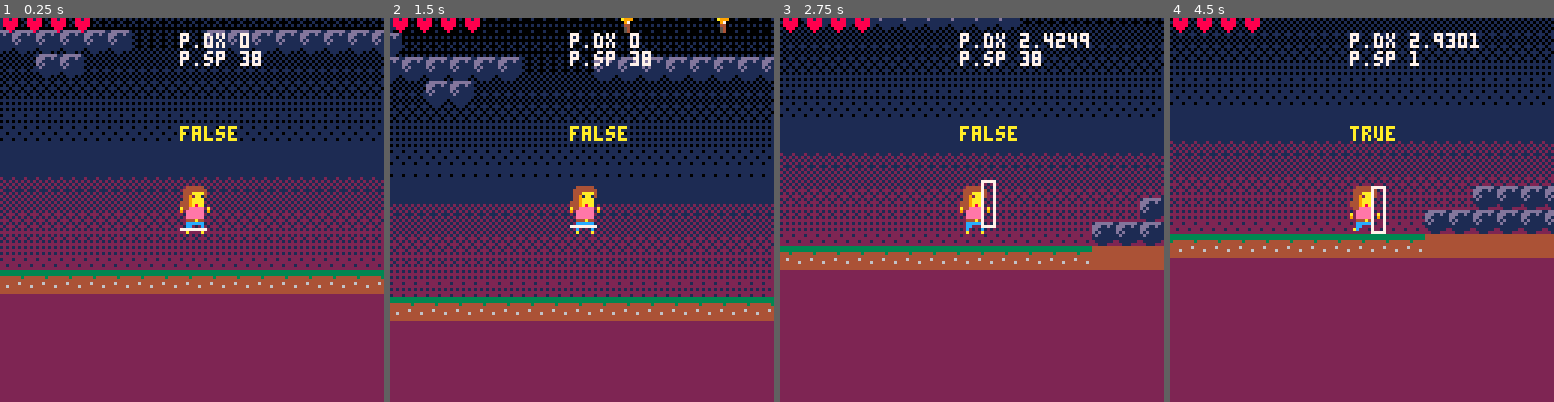
Above: before the commit, frames 1-4 (left to right).
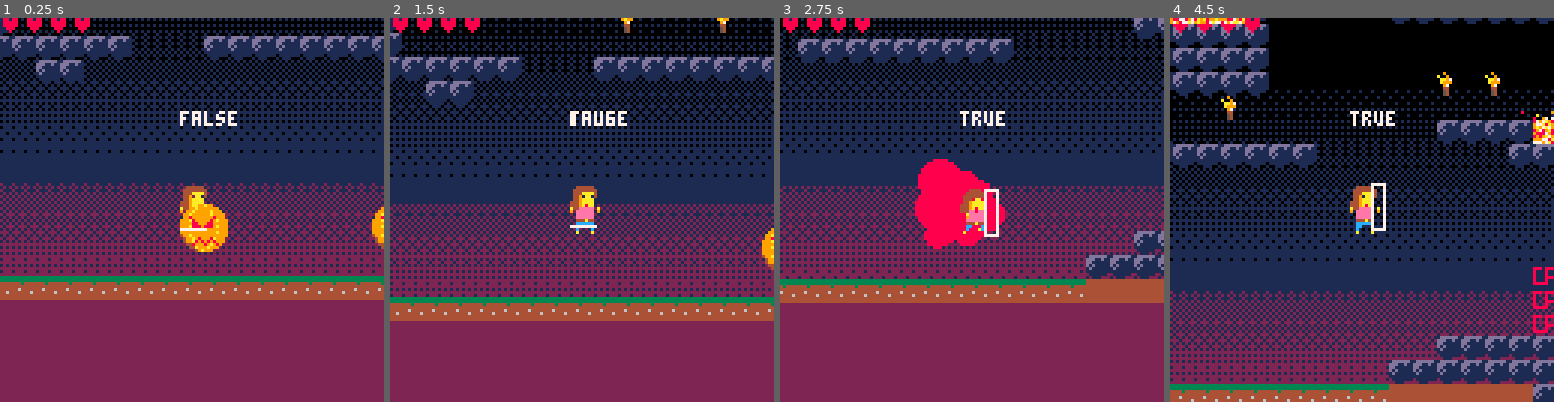
Above: after the commit, the same moments.

Repository: EmilieRobert33/SPOOKJAM
Game: PICO-8 cartridge sp4.p8
Same seed, same stepped clock (60 frames per second), same inputs: the game is played once before the commit and once after it.
Inputs:
- Up to frame 1 (0.25 s): no input
- Up to frame 2 (1.5 s): tap X (X key) at 0.33, 1.07 s; tap O (Z key) at 0.7 s
- Up to frame 3 (2.75 s): hold Right 1.6-2.1 s; tap O (Z key) at 1.7, 2.1, 2.5 s; tap X (X key) at 1.85 s; hold Right from 2.47 s (still down)
- Up to frame 4 (4.5 s): tap O (Z key) every 0.4 s from 2.9 to 4.1 s; tap X (X key) at 2.97, 4.08 s; release Right at 3.03 s; hold Left 3.08-3.58 s; hold Right from 4.02 s (still down)

The runs differ from the first frame. In frame 1, 13% of the frame differs, in the area x 0-100%, y 0-74%; in frame 2, 1.5%; in frame 3, 32%; in frame 4, 74%, in the area x 0-100%, y 0-100%.

Commit message:
masque en sp

Diff:
--- a/sp4.p8
+++ b/sp4.p8
@@ -46,14 +46,14 @@
 	mask.taken = false
 
 	--objet mask
-	mask2 = {}
-	mask2.x = 3*8
-	mask2.y = 15*8
-	mask2.w = 16
-	mask2.h = 16
-	mask2.sp = 46
-	mask2.taken = false
-
+	--mask2 = {}
+	--mask2.x = 3*8
+	--mask2.y = 15*8
+	--mask2.w = 16
+	--mask2.h = 16
+	--mask2.sp = 46
+	--mask2.taken = false
+	mask2s={}
 
 	gravity = 0.3
 	friction = 0.85
@@ -126,7 +126,7 @@
 	draw_particules()
 
 	map(0,0,0,0,64,64)
-
+	--draw player
 	if p.dx<0 then
 		spr(p.sp,p.x-8,p.y,2,2,p.flp)
 	else
@@ -140,7 +140,8 @@
 	--mask 1
 	spr(mask.sp,mask.x,mask.y,2,2)
 	--mask 2
-	spr(mask2.sp,mask2.x,mask2.y,2,2)
+	draw_mask2s()
+	--spr(mask2.sp,mask2.x,mask2.y,2,2)
 	if(p.mort==true
 	and p.cp==false) then
 		--restart game
@@ -158,6 +159,12 @@
 		rectfill(pl.x,pl.y,pl.x+pl.w,pl.y+pl.h,7)
 
 	end
+	for mask2 in all(mask2s) do
+		--rectfill(mask2.x,mask2.y,mask2.x+mask2.w,mask2.y+mask2.h,7)
+		--print("mask2 x"..mask2.x, p.x,p.y-10,7)
+		--print("mask apparition",p.x,p.y-20,7)
+		print(mask2.taken,p.x,p.y-25,7)
+	end
 
 	--print("⬅️ "..collide_l,p.x,p.y-10)
 	--print("➡️ "..collide_r,p.x,p.y-18)
@@ -165,9 +172,9 @@
 	--print("⬇️ "..collide_d,p.x,p.y-34)
 	--print(p.sliding,p.x,p.y-34,8)
 	--print(p.running,p.x,p.y-28,9)
-	print(p.landed,p.x,p.y-20,10)
-	print("p.sp "..p.sp,p.x,p.y-45,7)
- print("p.dx "..p.dx,p.x,p.y-51,7)
+	--print(p.landed,p.x,p.y-20,10)
+	--print("p.sp "..p.sp,p.x,p.y-45,7)
+ --print("p.dx "..p.dx,p.x,p.y-51,7)
 
  ------------------------------
  -- dessine la vie
@@ -188,6 +195,7 @@
  update_f()
 	camera_update()
  up_plat()
+ detect_fait_mask()
 
 	--sfx
 	animate_torche()
@@ -446,12 +454,14 @@
 			if(btnp(❎)) p.mask = 0
 		end
 	end
-	if(mask2.taken == true) then
-		if(p.mask2 == 0) then
-			if(btnp(❎)) p.mask2 = 1
-		elseif(p.mask2 == 1) then
-		 if(btnp(🅾️)) p.saut = 1
-			if(btnp(❎)) p.mask2 = 0
+	for mask2 in all(mask2s) do
+		if(mask2.taken == true) then
+			if(p.mask2 == 0) then
+				if(btnp(❎)) p.mask2 = 1
+			elseif(p.mask2 == 1) then
+			 if(btnp(🅾️)) p.saut = 1
+				if(btnp(❎)) p.mask2 = 0
+			end
 		end
 	end
 end
@@ -468,13 +478,14 @@
 end
 
 function check_collision_m2()
-	if(check_coll(p,mask2)
-	and mask2.taken == false) then
-		make_explosions(mask2.x,mask2.y,15)
-		make_particules(mask2.x,mask2.y,16)
-		mask2.sp = 105
-		mask2.taken = true
-  detect_fait_fantome()
+	for mask2 in all(mask2s) do
+		if(check_coll(p,mask2)
+		and mask2.taken == false) then
+			make_explosions(mask2.x,mask2.y,15)
+			make_particules(mask2.x,mask2.y,16)
+			mask2.sp = 105
+			mask2.taken = true
+		end
 	end
 end
 
@@ -578,6 +589,36 @@
 ---test----
 -->8
 --sfx
+--mask
+function detect_fait_mask()
+	for x=0,64 do
+   for y=0,64 do
+    if (mget(x,y)==25) then
+    mset(x,y,0)
+    make_mask(x*8,y*8)
+   	end
+  	end
+ 	end
+end
+
+function make_mask(x,y)
+	local mask2={}
+ mask2.x=x
+ mask2.y=y
+ mask2.sp=46
+ mask2.w = 16
+	mask2.h = 16
+	mask2.taken = false
+ add(mask2s,mask2)
+end
+
+--draw mask
+function draw_mask2s()
+	for mask2 in all(mask2s) do
+		spr(mask2.sp,mask2.x,mask2.y,2,2)
+	end
+end
+
 --torches qui bougent
 function detect_fait_torch()
   for x=0,64 do
@@ -1076,14 +1117,14 @@
 007007004449aaaa000000004449aaaa000000000449aaaa000000000449aaaa00000000999999990c77cc77cc777c000c77cc77cc777c000c77cc77cc777c00
 000000004449a8aa000000004449a8aa000000004449aaaa000000004449aaaa00000000999999990c7ccc77ccc77c000c7ccc77ccc77c000c7ccc77ccc77c00
 00000000044eeeee00000000044eeeee000000004449a8aa000000004449a8aa00000000999999990c7cc7777cc77c000c7cc7777cc77c000c7cc7777cc77c00
-8888888800eeeeee0000000000eeeeee00000000044ee8ee00000000444ee8ee00000000000000000c77777777777c000c77777777777c00c7777777777cccc0
-88888888a0eeeeee0a000000a0eeeeee0a0000000aeeeeeea000000000aeeeee00000000000000000c77778877cc7c00cc77778877c77c007777788887cc77c0
-8888888890eeeeee0900000090eeeeee0900000009eeeeee90000000009eeeee0000000000000000c7c777887c777c0077c77888877c7c00ccc77788777777c0
-8888888800444a440000000000444a440000000000eeeeee0000000000eeeeee0000000000000000c7c777777c7c7c00ccc7777777777c0000c77777777ccc00
-8888888800cccccc0000000000cccccc0000000000444a440000000000444a4400000000000000000c0c77777cc777c0000c7777777777c0000c7777777777c0
-8888888800cc000c000000000acc000c0000000000cc000c0000000000cc000c00000000000000000000cc777777777c0000cc777777777c0000cc777777777c
-888888880ac0000c00000000000000c00000000000c00acc0000000000c000ac0000000000000000000000ccc77777c0000000ccc77777c0000000cc777777c0
-888888880000000a00000000000000a00000000000a00000000000000a0000000000000000000000000000000ccccc00000000000ccccc0000000000cccccc00
+8888888800eeeeee0000000000eeeeee00000000044ee8ee00000000444ee8ee00000000bbbbbbbb0c77777777777c000c77777777777c00c7777777777cccc0
+88888888a0eeeeee0a000000a0eeeeee0a0000000aeeeeeea000000000aeeeee00000000bbbbbbbb0c77778877cc7c00cc77778877c77c007777788887cc77c0
+8888888890eeeeee0900000090eeeeee0900000009eeeeee90000000009eeeee00000000bbbbbbbbc7c777887c777c0077c77888877c7c00ccc77788777777c0
+8888888800444a440000000000444a440000000000eeeeee0000000000eeeeee00000000bbbbbbbbc7c777777c7c7c00ccc7777777777c0000c77777777ccc00
+8888888800cccccc0000000000cccccc0000000000444a440000000000444a4400000000bbbbbbbb0c0c77777cc777c0000c7777777777c0000c7777777777c0
+8888888800cc000c000000000acc000c0000000000cc000c0000000000cc000c00000000bbbbbbbb0000cc777777777c0000cc777777777c0000cc777777777c
+888888880ac0000c00000000000000c00000000000c00acc0000000000c000ac00000000bbbbbbbb000000ccc77777c0000000ccc77777c0000000cc777777c0
+888888880000000a00000000000000a00000000000a00000000000000a00000000000000bbbbbbbb000000000ccccc00000000000ccccc0000000000cccccc00
 000000000000000000444444000000000044444400000000004444440000000000000000000000000004444440000000000444444000000000000a99a9900000
 004444440000000004444444400000000444444440000000044444444000000000444444000000000044444444000000004444444400000000099a9999999000
 04444444400000000444aaaa400000000444aaaa400000000444aaaa40000000044444444000000000444aaaa400000000444aaaa40000000099a99999a99900
@@ -1164,7 +1205,7 @@
 0000000000000000000000000000000000000000000000000000000000000000000000000000000000000000500000005000000000000000000000000000000000000000000000000000000000000000000000000000000000000000000000000000000000000000000000000000000000000000000000000000000000000000
 0000000000000000000000000000000000000000000000000000006000000000000000000000000000000000504343435000000000000000000000000000000000000000000000000000000000000000000000000000000000000000000000000000000000000000000000000000000000000000000000000000000000000000
 0000000000000000000000000000000000000000000000000000006000000000000000000000000000000000000000005000000000000000000000000000000000000000000000000000000000000000000000000000000000000000000000000000000000000000000000000000000000000000000000000000000000000000
-0000000000000000000000000000000000000000000000000000006000000000505050000050505000000000000000005000000000000000000000000000000000000000000000000000000000000000000000000000000000000000000000000000000000000000000000000000000000000000000000000000000000000000
+0000000000000000190000000000000019000000000000000000006000000000505050000050505000000000000000005000000000000000000000000000000000000000000000000000000000000000000000000000000000000000000000000000000000000000000000000000000000000000000000000000000000000000
 0000000000000000000000000000000000000000000000505050505050500000000000000000000000005050505050504000000000000000000000000000000000000000000000000000000000000000000000000000000000000000000000000000000000000000000000000000000000000000000000000000000000000000
 0000000000000000000000000000000000000000005050505050404040500909090909090909090909095040404040404000000000000000000000000000000000000000000000000000000000000000000000000000000000000000000000000000000000000000000000000000000000000000000000000000000000000000
 5151515151515151515151515151515151515151514141414141414040505252525252525252525252525040404040404000000000000000000000000000000000000000000000000000000000000000000000000000000000000000000000000000000000000000000000000000000000000000000000000000000000000000
